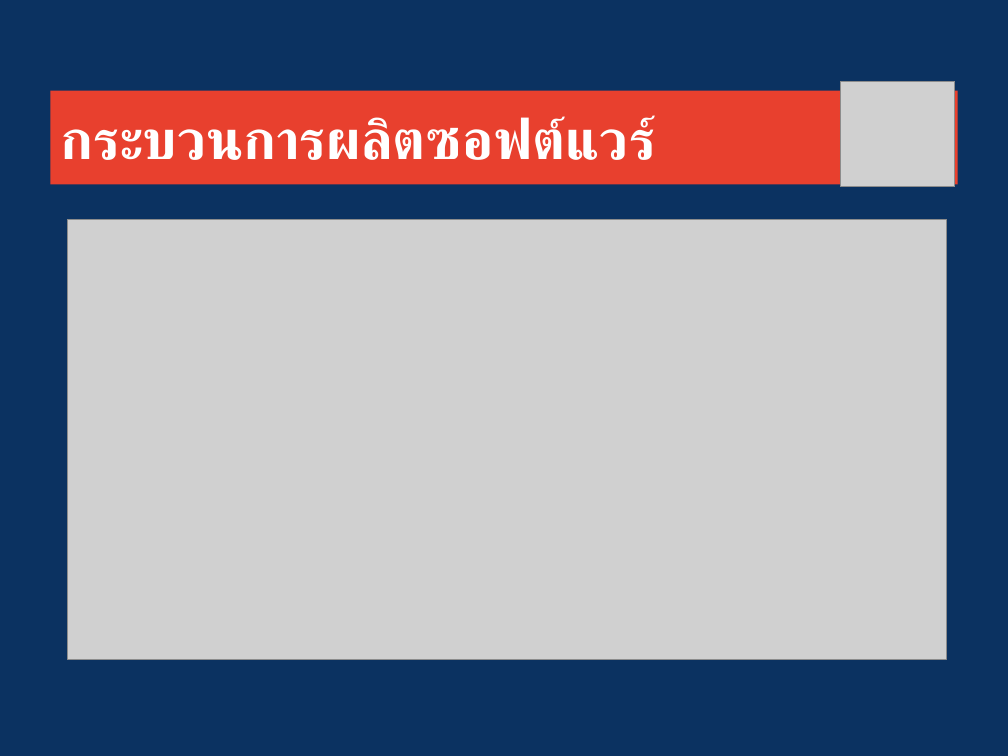
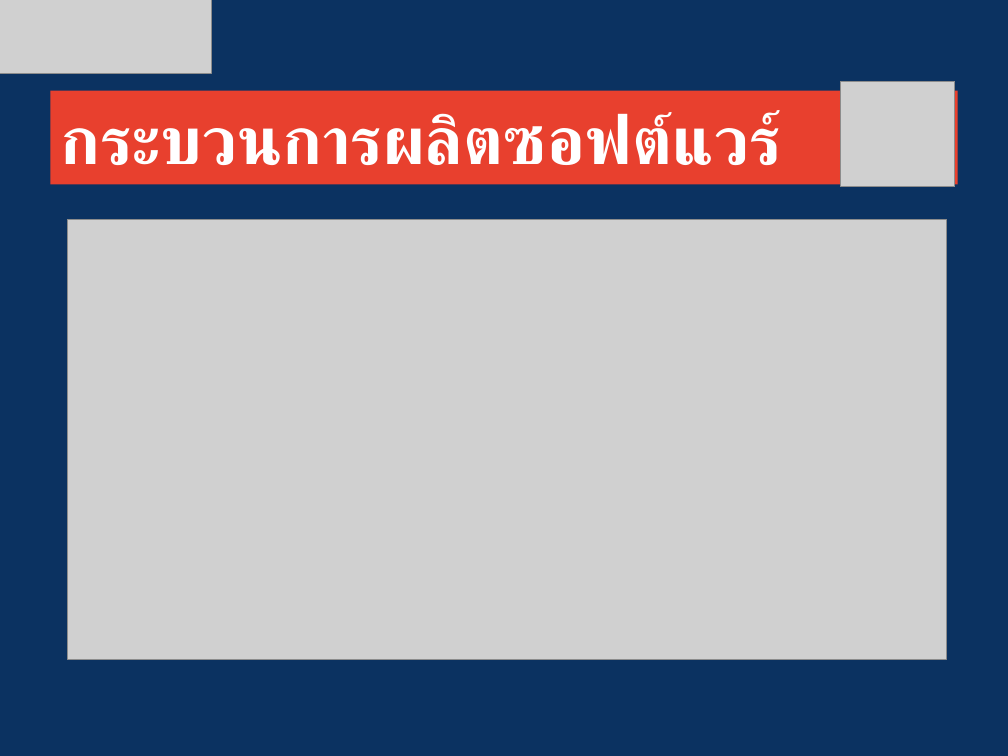
Before and after one commit to JhunCabas/asset-project-system, a slide deck: slide 17 of ASSET_DOC/ASSET_Proposal/ASSET_Final.pptx (slide 16 before the commit). Drawn at 1008x756 pixels with LibreOffice and Linux fonts; fonts in the diff are those of the drawing; grey boxes stand for pictures; background and template pictures are left out. Boxes give left, top, right and bottom in pixels: in the first picture for what was removed or moved away, otherwise in the second. Text is boxed around its words. In the diff, an @@ line names an element or a change of style, - is before the commit and + after.

```diff
--- a/ASSET_DOC/ASSET_Proposal/ASSET_Final.pptx
+++ b/ASSET_DOC/ASSET_Proposal/ASSET_Final.pptx
@@ picture added at box(0, 0, 211, 74) @@
@@ title "กระบวนการผลิตซอฟต์แวร์" at box(50, 91, 958, 184): size 39.6 to 48 pt, font Roboto to Lato @@
```
Also in this commit, not shown: 19 other slides changed, 2 slides added, 1 slide removed, 2 other files.
